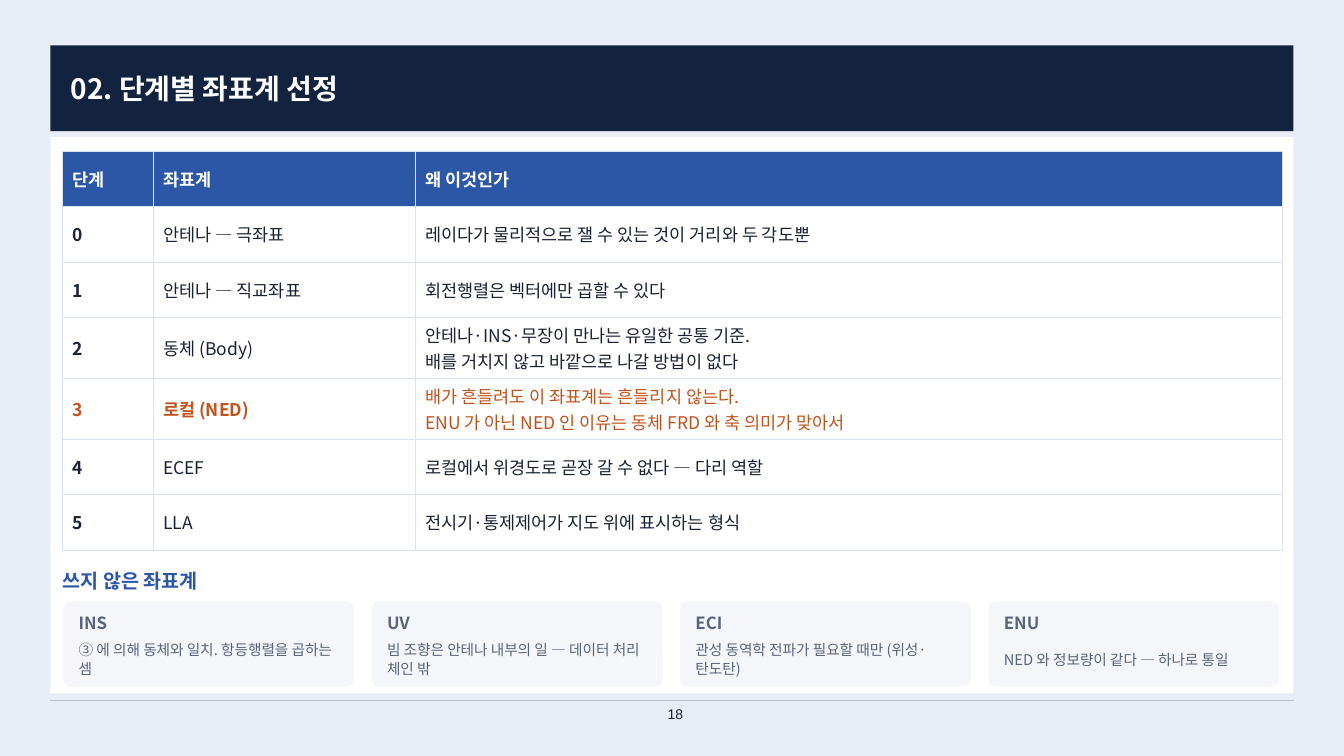
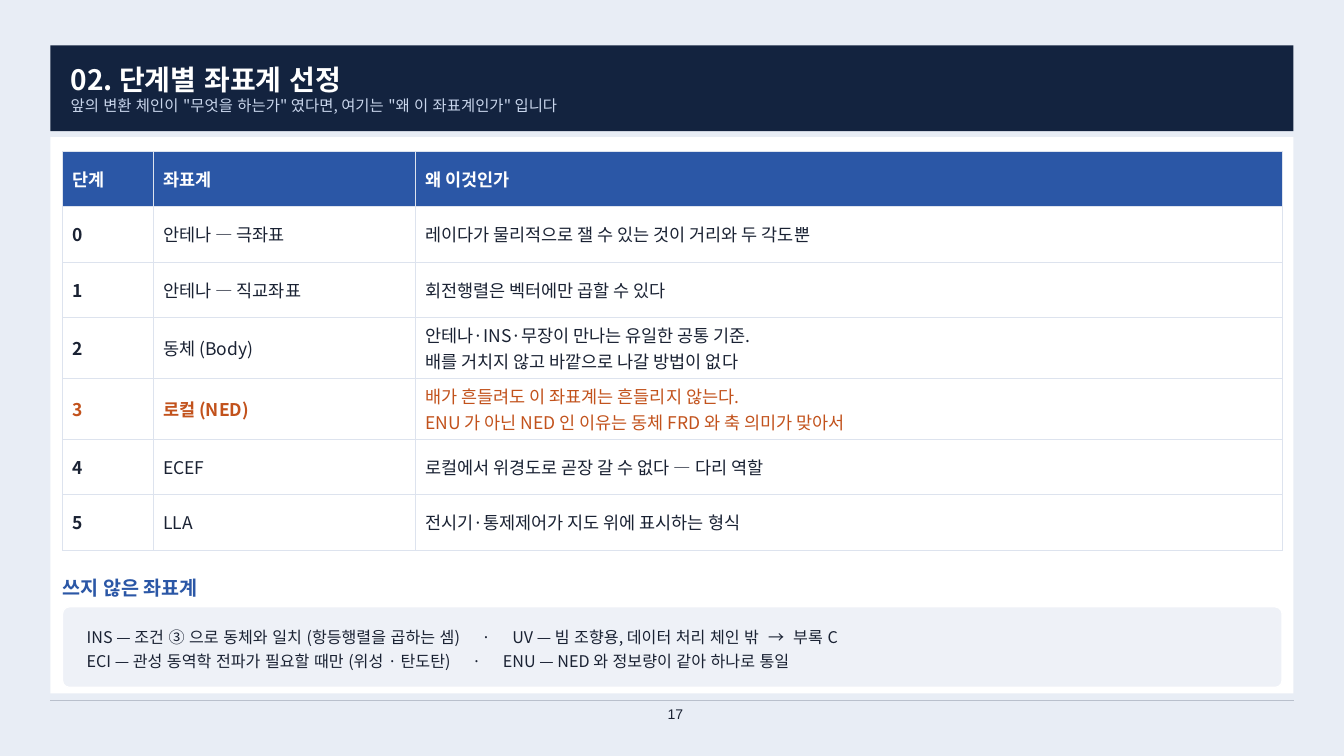
Before and after one commit to harley-hwan/radar-sw-study, a slide deck: slide 17 of Part2_CoordFrames/ref/산출물/Chapter2_coordinate_systems.pptx (slide 18 before the commit). Drawn at 1344x756 pixels with LibreOffice and Linux fonts; fonts in the diff are those of the drawing. Boxes give left, top, right and bottom in pixels: in the first picture for what was removed or moved away, otherwise in the second. Text is boxed around its words. In the diff, an @@ line names an element or a change of style, - is before the commit and + after.

```diff
--- a/Part2_CoordFrames/ref/산출물/Chapter2_coordinate_systems.pptx
+++ b/Part2_CoordFrames/ref/산출물/Chapter2_coordinate_systems.pptx
@@ text at (71, 66, 342, 93): less space between paragraphs @@
@@ text at (71, 98, 558, 114): paragraph added @@
+앞의 변환 체인이 "무엇을 하는가" 였다면, 여기는 "왜 이 좌표계인가" 입니다
@@ text "쓰지 않은 좌표계": place and size @@
-text "쓰지 않은 좌표계" at (62, 571, 198, 590)
+text "쓰지 않은 좌표계" at (62, 578, 198, 597)
@@ rounded rectangle removed at (63, 601, 355, 688) @@
@@ rounded rectangle added at (63, 607, 1282, 688), fill #EEF1F7, outline #FFFFFF 1 pt @@
@@ text removed at (79, 616, 108, 629) @@
-INS
@@ text added at (87, 629, 838, 670), 11.5 pt, text #1A2233 @@
+INS — 조건 ③ 으로 동체와 일치 (항등행렬을 곱하는 셈) · UV — 빔 조향용, 데이터 처리 체인 밖 → 부록 C
+ECI — 관성 동역학 전파가 필요할 때만 (위성 · 탄도탄) · ENU — NED 와 정보량이 같아 하나로 통일
@@ rounded rectangle removed at (371, 601, 663, 688) @@
@@ text removed at (387, 616, 410, 629) @@
-UV
@@ rounded rectangle removed at (680, 601, 972, 688) @@
@@ text removed at (695, 616, 722, 629) @@
-ECI
@@ rounded rectangle removed at (988, 601, 1280, 688) @@
@@ text removed at (1004, 616, 1039, 629) @@
-ENU
@@ text removed at (79, 642, 332, 675) @@
-③ 에 의해 동체와 일치. 항등행렬을 곱하는 셈
@@ text removed at (387, 643, 640, 675) @@
-빔 조향은 안테나 내부의 일 — 데이터 처리 체인 밖
@@ text removed at (695, 643, 927, 677) @@
-관성 동역학 전파가 필요할 때만 (위성·탄도탄)
@@ text removed at (1004, 653, 1229, 666) @@
-NED 와 정보량이 같다 — 하나로 통일
@@ page number at (668, 709, 684, 719): text changed @@
-18
+17
```
Also in this commit, not shown: 9 other slides changed, 9 other files.
